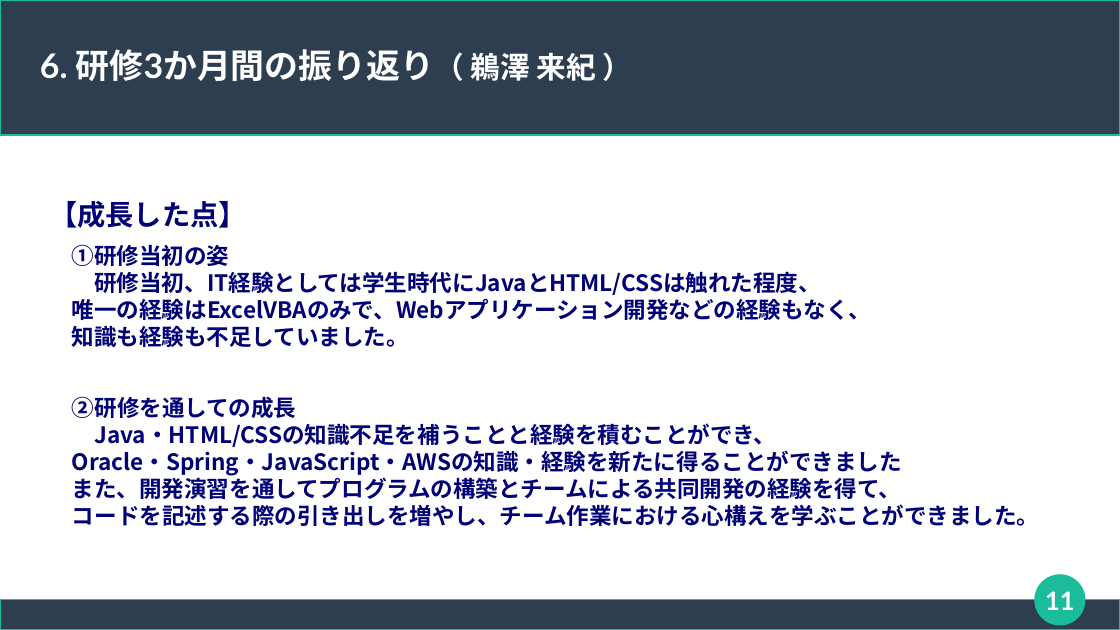
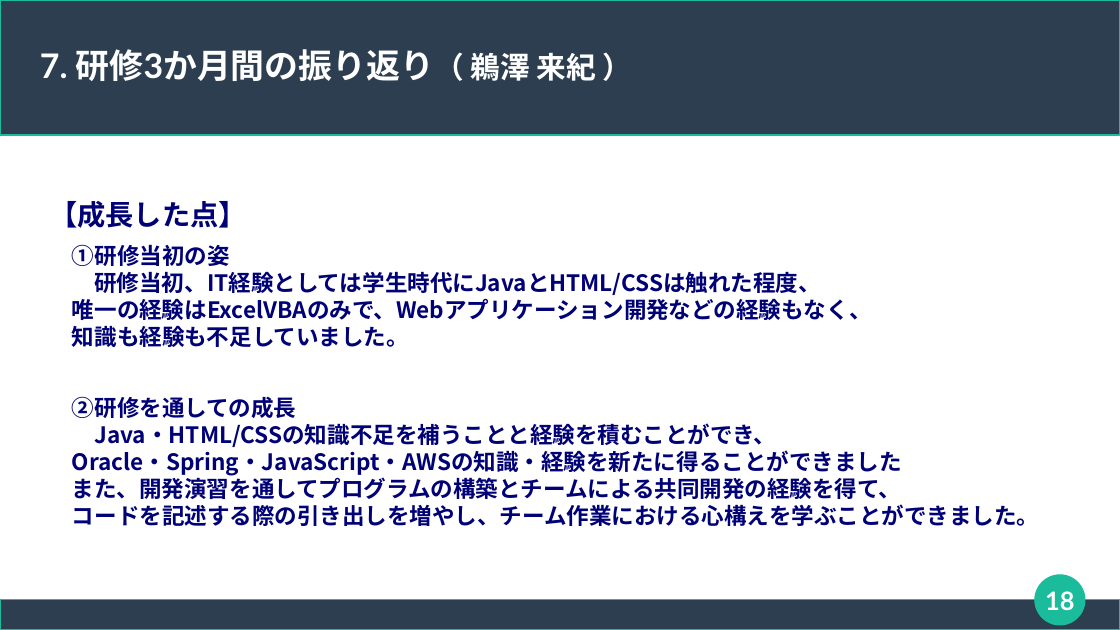
Before and after one commit to connk95/Shared-Shop, a slide deck: slide 18 of TeamUzawa_Sharing_ProjectFile/発表用スライド_チーム鵜澤.odp (slide 11 before the commit). Drawn at 1120x630 pixels with LibreOffice and Linux fonts; fonts in the diff are those of the drawing. Boxes give left, top, right and bottom in pixels: in the first picture for what was removed or moved away, otherwise in the second. Text is boxed around its words. In the diff, an @@ line names an element or a change of style, - is before the commit and + after.

```diff
--- a/TeamUzawa_Sharing_ProjectFile/発表用スライド_チーム鵜澤.odp
+++ b/TeamUzawa_Sharing_ProjectFile/発表用スライド_チーム鵜澤.odp
@@ title at box(40, 49, 595, 81): text changed @@
-6. 研修3か月間の振り返り（ 鵜澤 来紀 ）
+7. 研修3か月間の振り返り（ 鵜澤 来紀 ）
@@ page number at box(1045, 591, 1074, 610): text changed @@
-11
+18
```
Also in this commit, not shown: 13 other slides changed, 7 slides added, 3 other files.
